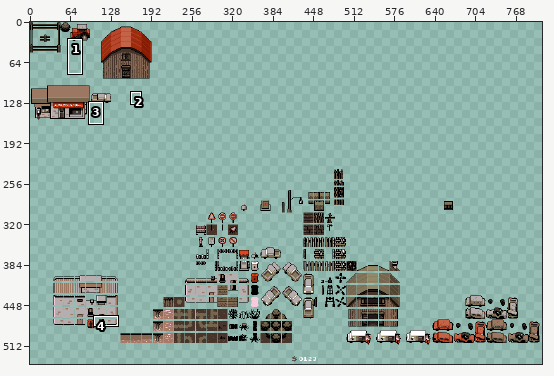
File history of a pixel-art file, aseprite/collidables.aseprite. The picture above shows the old version from afar; the outline marks the close-up.
Close-up. First the earlier version:
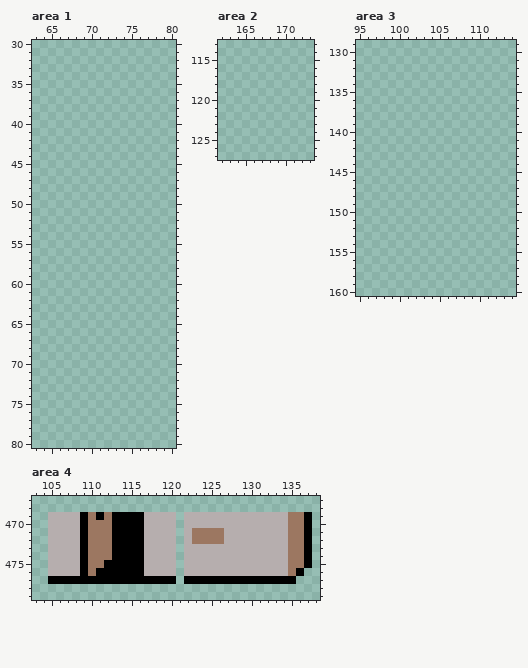
1000x1000 pixels, 1 frame. Pixels under 10% opacity are left out. Shown: area 1: x 63..80, y 30..80; area 2: x 162..173, y 113..127; area 3: x 95..114, y 129..160; area 4: x 103..138, y 467..479. The wide view leaves out empty margins. The commit also changed other parts of the picture, which this record leaves out.
The result:
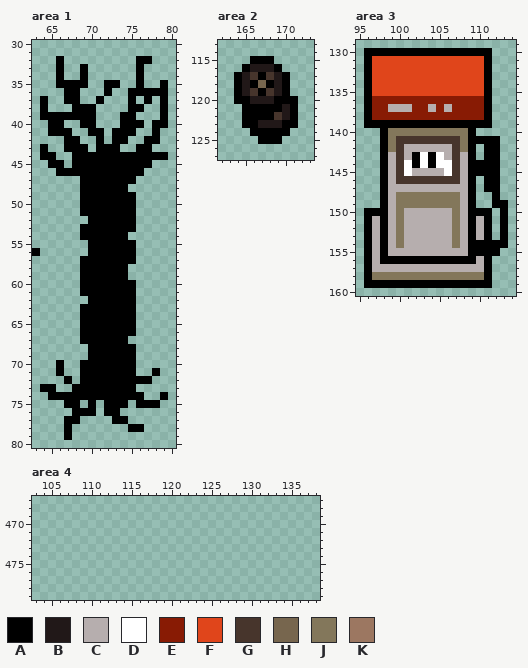
Palette (. is transparent): A #000000  B #211818  C #b6aeae  D #ffffff  E #881b04  F #e0451b  G #47352c  H #77664e  J #83775b  K #9c7761
From old to new:
Area 1:
y 32: x 66 . -> A; x 76..77 .. -> AA
y 33..34: x 66 . -> A; x 69 . -> A; x 76 . -> A
y 35: x 66..69 .... -> AAAA; x 72..73 .. -> AA; x 76 . -> A; x 79 . -> A
y 36: x 67..68 .. -> AA; x 72 . -> A; x 75..79 ..... -> AAAAA
y 37: x 64 . -> A; x 67..68 .. -> AA; x 71 . -> A; x 75 . -> A; x 77 . -> A; x 79 . -> A
y 38: x 64 . -> A; x 68..70 ... -> AAA; x 75..76 .. -> AA; x 79 . -> A
y 39: x 64..70 ....... -> AAAAAAA; x 74..75 .. -> AA; x 79 . -> A
y 40: x 65..66 .. -> AA; x 69..70 .. -> AA; x 74..76 ... -> AAA; x 78..79 .. -> AA
y 41: x 65..67 ... -> AAA; x 70..71 .. -> AA; x 73..75 ... -> AAA; x 78 . -> A
y 42: x 67..68 .. -> AA; x 71 . -> A; x 73..74 .. -> AA; x 77..78 .. -> AA
y 43: x 64 . -> A; x 67..69 ... -> AAA; x 71..73 ... -> AAA; x 76..77 .. -> AA
y 44: x 64..65 .. -> AA; x 68..79 ............ -> AAAAAAAAAAAA
y 45: x 65..66 .. -> AA; x 68..77 .......... -> AAAAAAAAAA
y 46: x 66..76 ........... -> AAAAAAAAAAA
y 47: x 69..75 ....... -> AAAAAAA
y 48: x 69..74 ...... -> AAAAAA
y 49..51: x 69..75 ....... -> AAAAAAA
y 52: x 70..75 ...... -> AAAAAA
y 53: x 69..75 ....... -> AAAAAAA
y 54: x 69..74 ...... -> AAAAAA
y 55: x 70..75 ...... -> AAAAAA
y 56: x 63 . -> A; x 70..75 ...... -> AAAAAA
y 57: x 69..75 ....... -> AAAAAAA
y 58..59: x 69..74 ...... -> AAAAAA
y 60..61: x 69..75 ....... -> AAAAAAA
y 62: x 70..75 ...... -> AAAAAA
y 63..66: x 69..75 ....... -> AAAAAAA
y 67: x 69..74 ...... -> AAAAAA
y 68..69: x 70..75 ...... -> AAAAAA
y 70: x 66 . -> A; x 69..75 ....... -> AAAAAAA
y 71: x 66 . -> A; x 69..75 ....... -> AAAAAAA; x 78 . -> A
y 72: x 67 . -> A; x 69..77 ......... -> AAAAAAAAA
y 73: x 64..65 .. -> AA; x 68..75 ........ -> AAAAAAAA
y 74: x 65..76 ............ -> AAAAAAAAAAAA; x 79 . -> A
y 75: x 67..68 .. -> AA; x 70 . -> A; x 72..74 ... -> AAA; x 76..78 ... -> AAA
y 76: x 68..70 ... -> AAA; x 72..73 .. -> AA
y 77: x 67..68 .. -> AA; x 73..74 .. -> AA
y 78: x 67 . -> A; x 75..76 .. -> AA
y 79: x 67 . -> A
Area 2:
y 115: x 166..168 ... -> AAA
y 116: x 165..169 ..... -> ABBBA
y 117: x 164..170 ....... -> ABGAGBA
y 118: x 164..170 ....... -> ABAHABA
y 119: x 164..170 ....... -> ABGAGBA
y 120: x 164..171 ........ -> AABBBAAA
y 121: x 165..171 ....... -> AAAAABA
y 122: x 165..171 ....... -> AAAAGBA
y 123: x 165..171 ....... -> AABBBAA
y 124: x 166..170 ..... -> AAAAA
y 125: x 167..169 ... -> AAA
Area 3:
y 130: x 96..111 ................ -> AAAAAAAAAAAAAAAA
y 131..135: x 96..111 ................ -> AFFFFFFFFFFFFFFA
y 136: x 96..111 ................ -> AEEEEEEEEEEEEEEA
y 137: x 96..111 ................ -> AEECCCEECECEEEEA
y 138: x 96..111 ................ -> AEEEEEEEEEEEEEEA
y 139: x 96..111 ................ -> AAAAAAAAAAAAAAAA
y 140: x 98..109 ............ -> AJJJJJJJJJJA
y 141: x 98..112 ............... -> AJGGGGGGGGJAAAA
y 142: x 98..109 ............ -> AJGCCCCCCGJA; x 111..112 .. -> AA
y 143: x 98..109 ............ -> ACGCADADCGCA; x 111..112 .. -> AA
y 144: x 98..112 ............... -> ACGDADADDGCAAAA
y 145: x 98..112 ............... -> ACGDCCCCDGCAAAA
y 146: x 98..109 ............ -> ACGGGGGGGGCA; x 111..112 .. -> AA
y 147: x 98..109 ............ -> ACCCCCCCCCCA; x 111..112 .. -> AA
y 148: x 98..109 ............ -> ACJJJJJJJJCA; x 112 . -> A
y 149: x 98..109 ............ -> ACJJJJJJJJCA; x 112..113 .. -> AA
y 150: x 96..111 ................ -> AAACJCCCCCCJCAAA; x 113 . -> A
y 151..153: x 96..111 ................ -> ACACJCCCCCCJCACA; x 113 . -> A
y 154: x 96..113 .................. -> ACACJCCCCCCJCAAAAA
y 155: x 96..112 ................. -> ACACCCCCCCCCCAAAA
y 156: x 96..111 ................ -> ACAAAAAAAAAAAACA
y 157: x 96..111 ................ -> ACCCCCCCCCCCCCCA
y 158: x 96..111 ................ -> AJJJJJJJJJJJJJJA
y 159: x 96..111 ................ -> AAAAAAAAAAAAAAAA
Area 4:
y 469: x 105..120 CCCCAKAKAAAACCCC -> ................; x 122..137 CCCCCCCCCCCCCKKA -> ................
y 470: x 105..120 CCCCAKKKAAAACCCC -> ................; x 122..137 CCCCCCCCCCCCCKKA -> ................
y 471..472: x 105..120 CCCCAKKKAAAACCCC -> ................; x 122..137 CKKKKCCCCCCCCKKA -> ................
y 473..474: x 105..120 CCCCAKKKAAAACCCC -> ................; x 122..137 CCCCCCCCCCCCCKKA -> ................
y 475: x 105..120 CCCCAKKAAAAACCCC -> ................; x 122..137 CCCCCCCCCCCCCKKA -> ................
y 476: x 105..120 CCCCAKAAAAAACCCC -> ................; x 122..136 CCCCCCCCCCCCCKA -> ...............
y 477: x 105..120 AAAAAAAAAAAAAAAA -> ................; x 122..135 AAAAAAAAAAAAAA -> ..............
